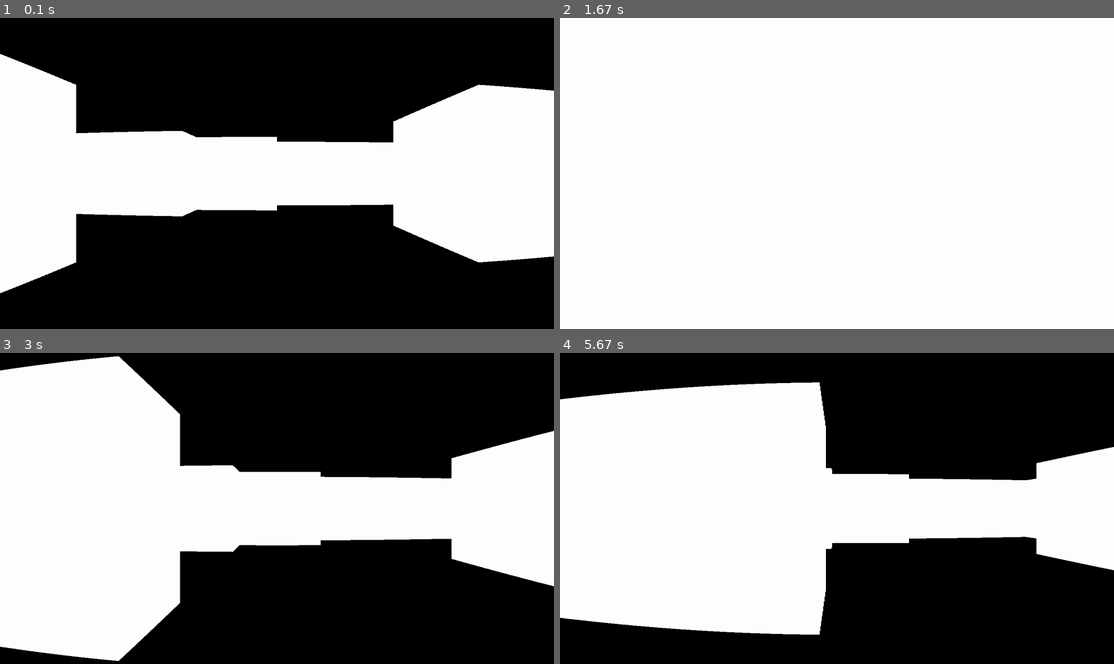
Above: before the commit, frames 1-4 (two rows, left to right).
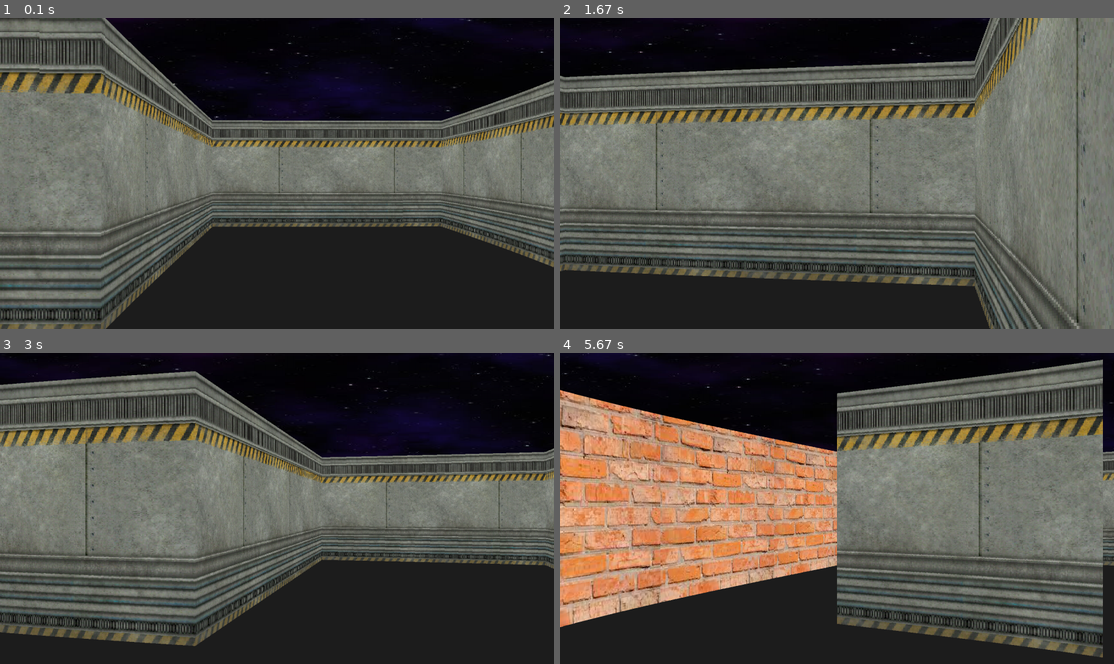
Above: after the commit, the same moments.

Repository: mrsalute39/PyGame_project
Game: pygame game, started from main.py
Two runs of this game, one before a commit and one after it. Both use one fixed random seed, a clock stepped at 60 frames per second and the inputs below.
Inputs (mouse positions are in pixels of both pictures, inside the frame that each line leads up to):
- Up to frame 1 (0.1 s): no input
- Up to frame 2 (1.67 s): hold D 0.33-0.8 s; move the mouse to (814, 185) at 0.37 s; hold W 0.83-1.3 s; move the mouse to (704, 176) at 0.87 s; hold D from 1.33 s (still down); move the mouse to (920, 64) at 1.37 s
- Up to frame 3 (3 s): release D at 1.8 s; hold A 1.83-2.37 s; move the mouse to (288, 402) at 1.87 s; hold S 2.4-2.87 s; move the mouse to (282, 539) at 2.43 s; hold A from 2.9 s (still down); move the mouse to (421, 558) at 2.93 s
- Up to frame 4 (5.67 s): release A at 3.37 s; hold W 3.4-3.87 s; move the mouse to (981, 480) at 3.43 s; hold D 3.9-4.53 s; move the mouse to (1036, 483) at 3.93 s; hold S 4.57-5.03 s; move the mouse to (1030, 570) at 4.6 s; hold A 5.07-5.53 s; move the mouse to (859, 496) at 5.1 s; hold D from 5.57 s (still down); move the mouse to (715, 452) at 5.6 s

The runs differ from the first frame. In frame 1, 83% of the frame differs, in the area x 0-100%, y 0-100%; in frame 2, 100%; in frame 3, 85%; in frame 4, 90%.

Commit message:
-текстурированная версия движка со статическими спрайтами -как же я заебался -эмммээээууээээ хд

Diff:
--- a/lvl.py
+++ b/lvl.py
@@ -1,13 +1,14 @@
 import pygame
 
-layout = [[1, 1, 1, 1, 1, 1, 1, 1, 1, 1],
-          [1, 0, 0, 0, 0, 0, 0, 0, 0, 1],
-          [1, 0, 0, 1, 1, 0, 0, 1, 1, 1],
-          [1, 0, 0, 1, 0, 0, 0, 1, 1, 1],
-          [1, 0, 0, 0, 0, 0, 0, 0, 1, 1],
-          [1, 0, 0, 0, 0, 0, 0, 0, 0, 1],
-          [1, 0, 0, 0, 1, 1, 0, 0, 0, 1], # 0 --> пустое пространство
-          [1, 1, 1, 1, 1, 1, 1, 1, 1, 1]] # 1 --> стена
+layout = [[1, 1, 1, 1, 1, 1, 1, 1, 1, 1, 1, 1, 1, 1, 1, 1],
+          [1, 0, 0, 0, 0, 0, 0, 0, 0, 0, 0, 0, 0, 0, 0, 1],
+          [1, 0, 0, 2, 2, 2, 2, 0, 0, 0, 1, 1, 1, 0, 0, 1],
+          [1, 0, 0, 0, 0, 0, 2, 0, 0, 0, 0, 0, 1, 0, 0, 1],
+          [1, 0, 0, 0, 0, 0, 2, 0, 0, 0, 0, 0, 1, 0, 0, 1],
+          [1, 0, 0, 2, 2, 2, 2, 0, 0, 0, 0, 0, 0, 0, 0, 1],
+          [1, 0, 0, 3, 0, 0, 0, 3, 0, 0, 0, 0, 0, 0, 0, 1], # 0 --> пустое пространство
+          [1, 0, 0, 0, 0, 0, 0, 0, 0, 0, 0, 0, 0, 0, 0, 1],
+          [1, 1, 1, 1, 1, 1, 1, 1, 1, 1, 1, 1, 1, 1, 1, 1]] # >1 --> стена или объект
 
 
 class Map:
--- a/main.py
+++ b/main.py
@@ -4,10 +4,14 @@
 import lvl
 import player
 import raycasting
+import render
+import sprite_object
+
 
 class Game:
     def __init__(self):
         pygame.init()
+        pygame.mouse.set_visible(False)
         self.screen = pygame.display.set_mode((settings.width, settings.height))
         self.clock = pygame.time.Clock()
         self.game_status = True
@@ -17,26 +21,29 @@
     def start_new_game(self):
         self.map = lvl.Map(self)
         self.player = player.Player(self)
+        self.object_renderer = render.Renderer(self)
         self.raycasting = raycasting.RayCasting(self)
-
+        self.prop = sprite_object.SpriteObject(self)
 
     def update(self):
         self.player.update()
         self.raycasting.update()
+        self.prop.update()
         pygame.display.flip()
         self.delta_time = self.clock.tick(settings.fps)
         pygame.display.set_caption(f"{int(self.clock.get_fps())}")
 
     def draw(self):
-        self.screen.fill("black")
-        #self.map.draw()
-        #self.player.draw()
+        # self.screen.fill("black") # 2д задник
+        self.object_renderer.draw()  # --> 3д вид
+        # self.map.draw() # 2д вид
+        # self.player.draw() #2д карта
 
     def check_events(self):
         for event in pygame.event.get():
             if event.type == pygame.QUIT:
                 self.game_status = False
-                #pygame.quit()
+                # pygame.quit()
 
     def run(self):
         while self.game_status:
--- a/player.py
+++ b/player.py
@@ -33,15 +33,15 @@
 
         self.check_collision(dx, dy)
 
-        if keys[pygame.K_LEFT]:
-            self.angle -= settings.player_rot_speed * self.game.delta_time
-        if keys[pygame.K_RIGHT]:
-            self.angle += settings.player_rot_speed * self.game.delta_time
+        # if keys[pygame.K_LEFT]:
+        #    self.angle -= settings.player_rot_speed * self.game.delta_time
+        # if keys[pygame.K_RIGHT]:
+        #   self.angle += settings.player_rot_speed * self.game.delta_time
         self.angle %= tau
 
     def draw(self):
-        #pygame.draw.line(self.game.screen, "red", (self.x * 100, self.y * 100),
-        #                 (self.x * 100 + settings.width * cos(self.angle),
+        # pygame.draw.line(self.game.screen, "red", (self.x * 100, self.y * 100),
+        #                (self.x * 100 + settings.width * cos(self.angle),  # убрать коменты для 2д вида
         #                  self.y * 100 + settings.width * sin(self.angle)), 2)
         pygame.draw.circle(self.game.screen, "blue", (self.x * 100, self.y * 100), 15)
 
@@ -52,13 +52,24 @@
             return False
 
     def check_collision(self, dx, dy):
-        if self.check_wall(int(self.x + dx), int(self.y)):
+        scale = settings.player_size_scale / self.game.delta_time  # фикс ---> шакаливание картинки при
+        # приближении и просмотра сковзь стены добавляя размер игроку
+        if self.check_wall(int(self.x + dx * scale), int(self.y)):
             self.x += dx
-        if self.check_wall(int(self.x), int(self.y + dy)):
+        if self.check_wall(int(self.x), int(self.y + dy * scale)):
             self.y += dy
+
+    def mouse_control(self):
+        mx, my = pygame.mouse.get_pos()
+        if mx < settings.mouse_border_left or mx > settings.mouse_border_right:
+            pygame.mouse.set_pos([settings.half_width, settings.half_heigth])
+        self.rel = pygame.mouse.get_rel()[0]
+        self.rel = max(-settings.mouse_max_rel, min(settings.mouse_max_rel, self.rel))
+        self.angle += self.rel * settings.mouse_sens * self.game.delta_time
 
     def update(self):
         self.movement()
+        self.mouse_control()
 
     def position(self):
         return self.x, self.y
--- a/raycasting.py
+++ b/raycasting.py
@@ -6,10 +6,37 @@
 class RayCasting:
     def __init__(self, game):
         self.game = game
+        self.ray_casting_result = []
+        self.objects_to_render = []
+        self.textures = self.game.object_renderer.wall_textures
+
+    def get_objects_to_render(self):
+        self.objects_to_render = []
+        for ray, values in enumerate(self.ray_casting_result):
+            depth, proj_height, texture, offset = values
+
+            if proj_height < settings.height:
+                wall_column = self.textures[texture].subsurface(
+                    offset * (settings.texture_size - settings.scale), 0, settings.scale, settings.texture_size
+                )
+                wall_column = pygame.transform.scale(wall_column, (settings.scale, proj_height))
+                wall_pos = (ray * settings.scale, settings.half_heigth - proj_height // 2)
+            else:
+                texture_height = settings.texture_size * settings.height / proj_height
+                wall_column = self.textures[texture].subsurface(
+                    offset * (settings.texture_size - settings.scale), settings.half_texture_size - texture_height // 2,
+                    settings.scale, texture_height
+                )
+                wall_column = pygame.transform.scale(wall_column, (settings.scale, settings.height))
+                wall_pos = (ray * settings.scale, 0)
+
+            self.objects_to_render.append((depth, wall_column, wall_pos))
 
     def ray_cast(self):
+        self.ray_casting_result = []
+        texture_vert, texture_hor = 1, 1
         ox, oy = self.game.player.position()  # --> нач корды игрока
-        x_map, y_map = self.game.player.map_pos() # --> корды клетки игрока
+        x_map, y_map = self.game.player.map_pos()  # --> корды клетки игрока
 
         ray_angle = self.game.player.angle - settings.half_fov + 0.000001
         for ray in range(settings.num_rays):
@@ -30,6 +57,7 @@
             for i in range(settings.max_depth):
                 tile_hor = int(x_hor), int(y_hor)
                 if tile_hor in self.game.map.wmap:
+                    texture_hor = self.game.map.wmap[tile_hor]
                     break
                 else:
                     x_hor += dx
@@ -50,6 +78,7 @@
             for i in range(settings.max_depth):
                 tile_vert = int(x_vert), int(y_vert)
                 if tile_vert in self.game.map.wmap:
+                    texture_vert = self.game.map.wmap[tile_vert]
                     break
                 else:
                     x_vert += dx
@@ -57,17 +86,28 @@
                     depth_vert += delta_depth
 
             if depth_vert < depth_hor:
-                depth = depth_vert
+                depth, texture = depth_vert, texture_vert
+                y_vert %= 1
+                offset = y_vert if cos_a > 0 else (1 - y_vert)
             else:
-                depth = depth_hor
+                depth, texture = depth_hor, texture_hor
+                x_hor %= 1
+                offset = (1 - x_hor) if sin_a > 0 else x_hor
 
-            #расчет проекции высоты стен
+            depth *= math.cos(self.game.player.angle - ray_angle)  # --> убирает эффект рыбего глаза
+            # расчет проекции высоты стен
             proj_height = settings.screen_dist / (depth + 0.00001)
             # рисование самих стен
-            pygame.draw.rect(self.game.screen, "white",
-                             (ray * settings.scale, settings.half_heigth - proj_height // 2,
-                              settings.scale, proj_height))
+            # pygame.draw.rect(self.game.screen, "white",
+            #                 (ray * settings.scale, settings.half_heigth - proj_height // 2,
+            #                  settings.scale, proj_height))
+            self.ray_casting_result.append((depth, proj_height, texture, offset))
             ray_angle += settings.d_angle
 
     def update(self):
         self.ray_cast()
+        self.get_objects_to_render()
+
+    def get_texture(self, path, res=(settings.texture_size, settings.texture_size)):
+        texture = pygame.image.load(path).convert_alpha()
+        return pygame.transform.scale(texture, res)
--- a/render.py
+++ b/render.py
@@ -0,0 +1,40 @@
+import pygame
+import settings
+
+
+class Renderer:
+    def __init__(self, game):
+        self.game = game
+        self.screen = game.screen
+        self.wall_textures = self.load_wall_texture()
+        self.sky_image = self.get_texture("data/textures/why.png", settings.width, settings.half_heigth)
+        self.sky_offset = 0
+
+    def draw(self):
+        self.draw_sky_and_floor()
+        self.render_game_objects()
+
+    def draw_sky_and_floor(self):
+        self.sky_offset = (self.sky_offset + 4.5 * self.game.player.rel) % settings.width
+        self.screen.blit(self.sky_image, (-self.sky_offset, 0))
+        self.screen.blit(self.sky_image, (-self.sky_offset + settings.width, 0))
+
+        pygame.draw.rect(self.screen, settings.floor_color, (0, settings.half_heigth, settings.width, settings.height))
+
+    def render_game_objects(self):
+        list_of_objects = sorted(self.game.raycasting.objects_to_render, key=lambda x: x[0], reverse=True)
+        for depth, img, pos in list_of_objects:
+            self.screen.blit(img, pos)
+
+    def get_texture(self, path, t_width, t_height):
+        res = t_width, t_height
+        texture = pygame.image.load(path).convert_alpha()
+        return pygame.transform.scale(texture, res)
+
+    def load_wall_texture(self):
+        textures_dict = {
+            1: self.get_texture("data/textures/1.png", settings.texture_size, settings.texture_size),
+            2: self.get_texture("data/textures/2.png", settings.texture_size, settings.texture_size),  # --- > текстурки равны номеру на карте в матрице уровня
+            3: self.get_texture("data/textures/3.png", settings.texture_size, settings.texture_size)
+        }
+        return textures_dict
--- a/settings.py
+++ b/settings.py
@@ -4,17 +4,27 @@
 half_heigth = height // 2
 fps = 0
 
-player_coords = 1.5, 5 # --> стартовая позиция
+player_coords = 1.5, 3.5 # --> стартовая позиция
 player_angle = 0
 player_speed = 0.004 # --> скорость перемещения игрока
 player_rot_speed = 0.002 # --> скорость разворота игрока
+player_size_scale = 60
+
+mouse_sens = 0.0003
+mouse_max_rel = 40
+mouse_border_left = 100
+mouse_border_right = width - mouse_border_left
 
 fov = pi / 3
-half_fov = pi / 6
+half_fov = fov / 2
 num_rays = width // 2
-half_num_rays = width // 6
+half_num_rays = num_rays // 2
 d_angle = fov / num_rays
 max_depth = 20
 
 screen_dist = half_width / tan(half_fov)
-scale = width // num_rays
+scale = width // num_rays # --- > колво прямоугольников на экране (коэф для оптимизации)
+
+texture_size = 256
+half_texture_size = texture_size // 2
+floor_color = (30, 30, 30)
--- /dev/null
+++ b/sprite_object.py
@@ -0,0 +1,50 @@
+import pygame
+import settings
+import math
+import os
+from collections import deque
+
+
+class SpriteObject:
+    def __init__(self, game, path="data/sprites/props/apel.png", pos=(10.5, 3.5)):
+        self.game = game
+        self.player = game.player
+        self.x, self.y = pos
+        self.image = pygame.image.load(path).convert_alpha()
+        self.image_width = self.image.get_width()
+        self.image_half_width = self.image.get_width() // 2
+        self.image_ratio = self.image_width / self.image.get_height()
+        self.dx, self.dy, self.theta, self.screen_x, self.dist, self.norm_dist = 0, 0, 0, 0, 1, 1
+        self.sprite_half_width = 0
+
+    def get_sprite_projection(self):
+        proj = settings.screen_dist / self.norm_dist
+        proj_width, proj_height = proj * self.image_ratio, proj
+
+        image = pygame.transform.scale(self.image, (proj_width, proj_height))
+
+        self.sprite_half_width = proj_width // 2
+        pos = self.screen_x - self.sprite_half_width, settings.half_heigth - proj_height // 2
+
+        self.game.raycasting.objects_to_render.append((self.norm_dist, image, pos))
+
+    def get_sprite(self):
+        dx = self.x - self.player.x
+        dy = self.y - self.player.y
+        self.dx, self.dy = dx, dy
+        self.theta = math.atan2(dy, dx)
+
+        delta = self.theta - self.player.angle
+        if (dx > 0 and self.player.angle > math.pi) or (dx < 0 and dy < 0):
+            delta += math.tau
+
+        delta_rays = delta/settings.d_angle
+        self.screen_x = (settings.half_num_rays + delta_rays) * settings.scale
+
+        self.dist = math.hypot(dx, dy)
+        self.norm_dist = self.dist * math.cos(delta)
+        if -self.image_half_width < self.screen_x < (settings.width + self.image_half_width) and self.norm_dist > 0.5:
+            self.get_sprite_projection()
+
+    def update(self):
+        self.get_sprite()
Binary file added: data/sprites/animated_props/burning_barrel/burning_barrel_0.png
Binary file added: data/sprites/animated_props/burning_barrel/burning_barrel_1.png
Binary file added: data/sprites/animated_props/burning_barrel/burning_barrel_2.png
Binary file added: data/sprites/props/apel.png
Binary file added: data/sprites/props/me.png
Binary file added: data/textures/1.png
Binary file added: data/textures/2.png
Binary file added: data/textures/3.png
Binary file added: data/textures/night_sky.png
Binary file added: data/textures/why.png
